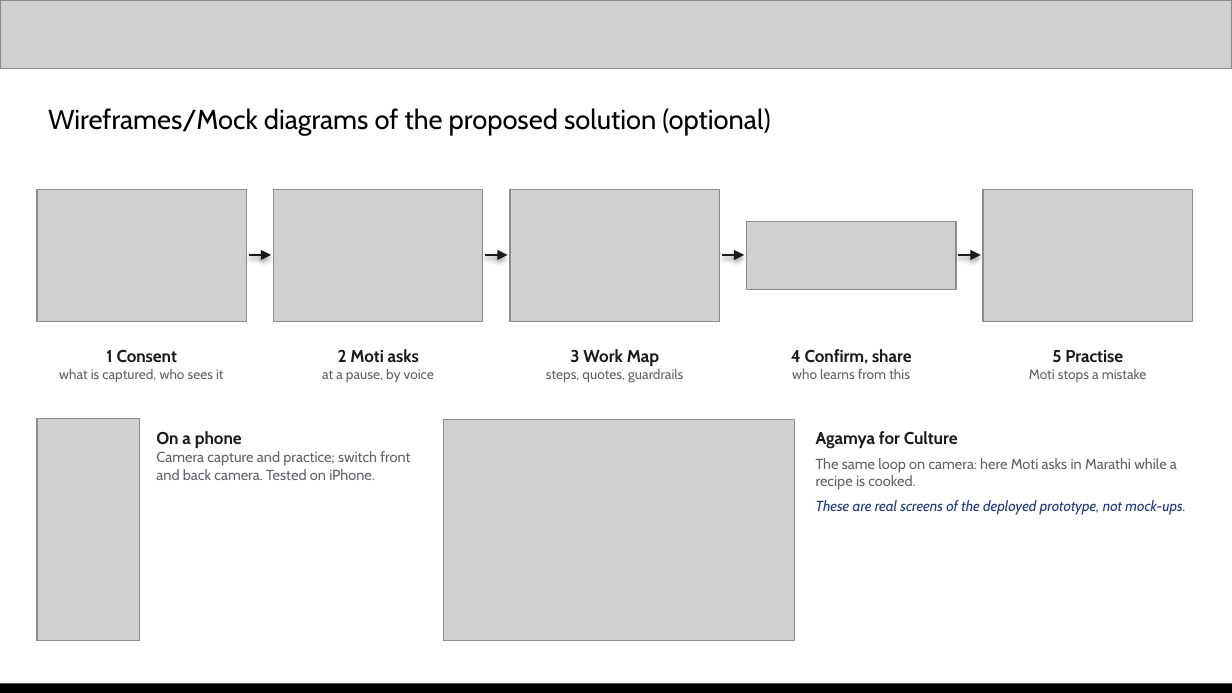
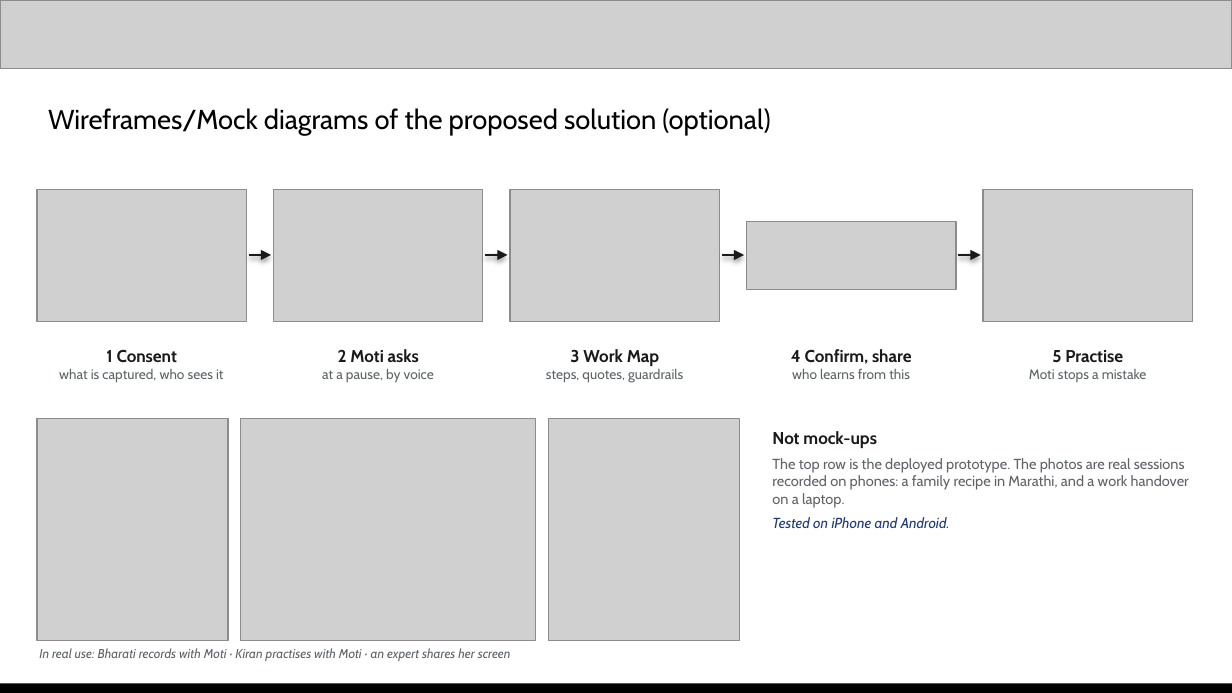
Before and after one commit to S-D-P/Agamya-AI-Builder-Cup-26, a slide deck: slide 6 of docs/submission/Agamya-Submission-Deck.pptx. Drawn at 1232x693 pixels with LibreOffice and Linux fonts; fonts in the diff are those of the drawing; grey boxes stand for pictures. Boxes give left, top, right and bottom in pixels: in the first picture for what was removed or moved away, otherwise in the second. Text is boxed around its words. In the diff, an @@ line names an element or a change of style, - is before the commit and + after.

```diff
--- a/docs/submission/Agamya-Submission-Deck.pptx
+++ b/docs/submission/Agamya-Submission-Deck.pptx
@@ picture: place and size @@
-picture at bbox=[37, 419, 139, 641]
+picture at bbox=[37, 419, 228, 641]
@@ picture added at bbox=[240, 419, 536, 641] @@
@@ picture: place and size @@
-picture at bbox=[444, 419, 795, 639]
+picture at bbox=[548, 419, 739, 641]
@@ text removed at bbox=[156, 431, 410, 480] @@
-On a phone
-Camera capture and practice; switch front and back camera. Tested on iPhone.
@@ text added at bbox=[772, 431, 1189, 528], 8.5 pt, text #5F6368 @@
+Not mock-ups
+The top row is the deployed prototype. The photos are real sessions recorded on phones: a family recipe in Marathi, and a work handover on a laptop.
+Tested on iPhone and Android.
@@ text removed at bbox=[816, 431, 1185, 515] @@
-Agamya for Culture
-The same loop on camera: here Moti asks in Marathi while a recipe is cooked.
-These are real screens of the deployed prototype, not mock-ups.
@@ text added at bbox=[39, 648, 511, 661], 7.5 pt, text #5F6368, italic @@
+In real use: Bharati records with Moti · Kiran practises with Moti · an expert shares her screen
```
Also in this commit, not shown: 2 other slides changed, 20 other files.
